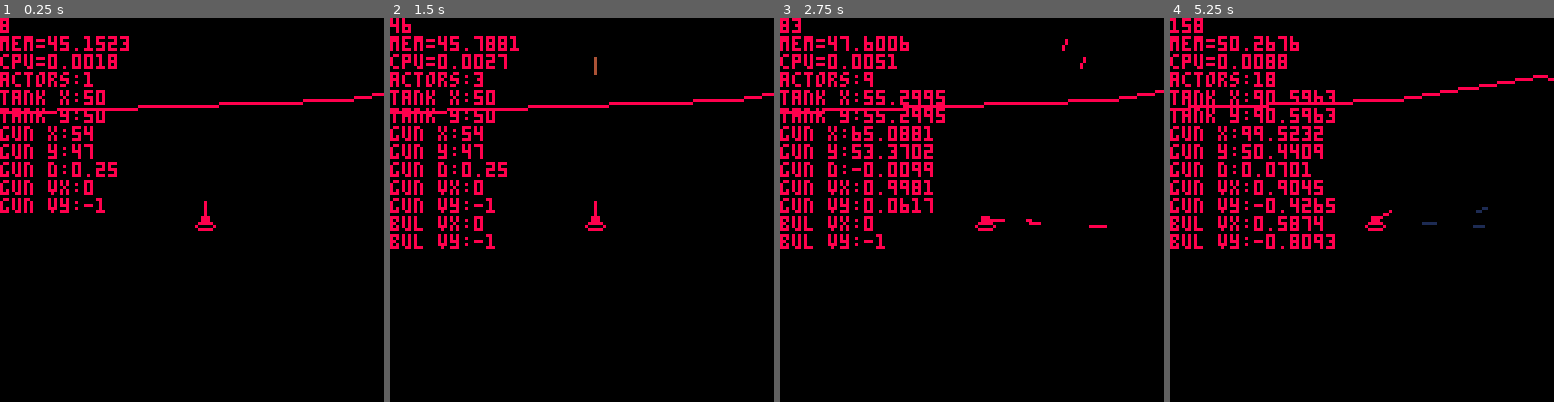
Above: before the commit, frames 1-4 (left to right).
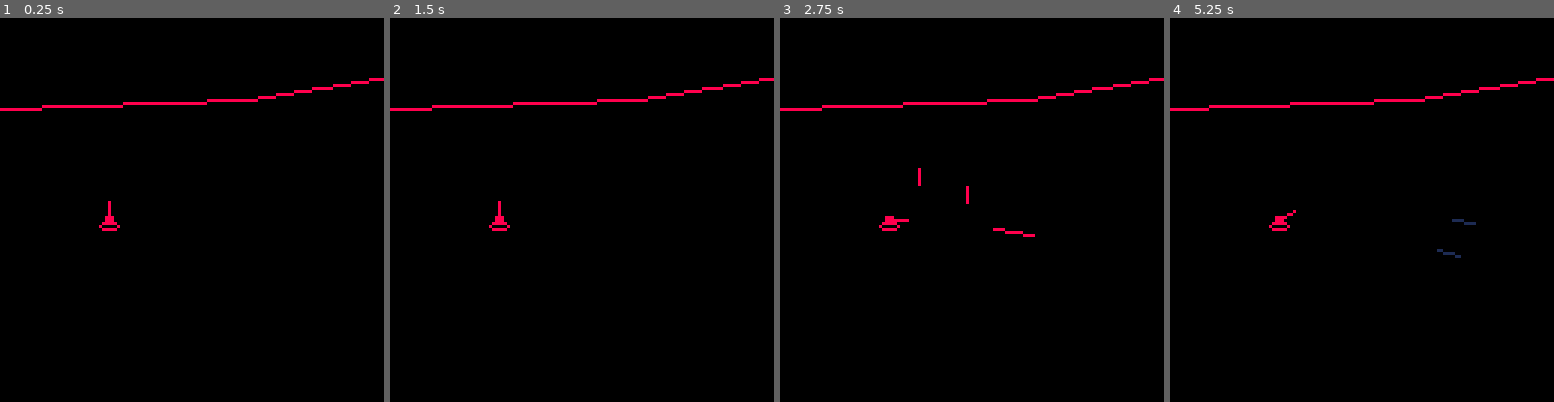
Above: after the commit, the same moments.

Repository: arnodick/spacetank
Game: PICO-8 cartridge tank.p8
Two runs of this game, one before a commit and one after it. Both use one fixed random seed, a clock stepped at 60 frames per second and the inputs below.
Inputs:
- Up to frame 1 (0.25 s): no input
- Up to frame 2 (1.5 s): tap X (X key) at 0.33, 1.07 s; tap O (Z key) at 0.7 s
- Up to frame 3 (2.75 s): hold Right 1.6-2.1 s; tap O (Z key) at 1.7, 2.1, 2.5 s; tap X (X key) at 1.85 s; hold Right from 2.47 s (still down)
- Up to frame 4 (5.25 s): tap O (Z key) every 0.4 s from 2.9 to 4.9 s; tap X (X key) at 2.97, 4.08, 5.2 s; release Right at 3.03 s; hold Left 3.08-3.58 s; hold Right 4.02-4.68 s; hold Left from 5.08 s (still down)

The runs differ from the first frame. In frame 1, 6.2% of the frame differs, in the area x 0-100%, y 0-56%; in frame 2, 7.0%; in frame 3, 8.8%, in the area x 0-100%, y 0-61%; in frame 4, 8.8%.

Commit message:
fixed up bullets and stuff

Diff:
--- a/tank.p8
+++ b/tank.p8
@@ -1,14 +1,14 @@
 pico-8 cartridge // http://www.pico-8.com
 version 5
 __lua__
-debug=true
+debug=false
 debug_l={}
 
 function _init()
 	timer=0
 	cam={0,0}
-	gravity=0.05
-	bulletvel=2
+	gravity=0.2
+	bulletvel=6
 	ground={}
 	ground[1]={-64,flr(rnd(120))}
 	for a=2,100 do
@@ -33,6 +33,9 @@
 
 function maketank(x,y,d,vel)
 	local tank=makeactor(1,x,y,d,vel)
+	tank.accel=0.08
+	tank.decel=0.02
+	tank.maxvel=5
 	tank.gunangle=0.25
 	tank.gunlen=6
 	tank.gun={}
@@ -64,44 +67,59 @@
 	if a.t==1 then
 		if btn(5) then
 			if btn(0) then
-				a.vel-=0.1
+				a.vel-=a.accel
 			elseif btn(1) then
-				a.vel+=0.1
+				a.vel+=a.accel
 			else
 				if a.vel<0 then
-					a.vel+=0.1
+					a.vel+=a.decel
 				elseif a.vel>0 then
-					a.vel-=0.1
+					a.vel-=a.decel
 				end
 			end
 		else
+			if a.vel<0 then
+				a.vel+=a.decel
+			elseif a.vel>0 then
+				a.vel-=a.decel
+			end
 			if btn(0) then
-				if a.gunangle<0.5 then a.gunangle+=0.02 end
+				a.gunangle=clamp(a.gunangle+0.02,0,0.5,true)
+				--if a.gunangle<0.5 then a.gunangle+=0.02 end
 			end
 			if btn(1) then
-				if a.gunangle>0 then a.gunangle-=0.02 end
+				a.gunangle=clamp(a.gunangle-0.02,0,0.5,true)
+				--if a.gunangle>0 then a.gunangle-=0.02 end
 			end
 		end
+		a.vel=clamp(a.vel,-a.maxvel,a.maxvel,true)
 		a.gun.vec[1]=cos(a.gunangle)
 		a.gun.vec[2]=sin(a.gunangle)
 		a.gun.x=a.x+4+a.gun.vec[1]*a.gunlen
 		a.gun.y=a.y+3+a.gun.vec[2]*a.gunlen
-		if btn(4) then
-			makebullet(a.gun.x,a.gun.y,a.gunangle,bulletvel)
-		end
 	elseif a.t==2 then
 		a.tail={a.x-a.vec[1],a.y-a.vec[2]}
 	end
 
 	if a.t!=1 then
---	a.y+=gravity*(timer-a.delta)
+	a.y+=gravity*(timer-a.delta)
 	end
 	a.vec[1]=cos(a.d)
 	a.vec[2]=sin(a.d)
 	a.x+=a.vec[1]*a.vel
  a.y+=a.vec[2]*a.vel
+
  if a.x<cam[1]-128 or a.x>cam[1]+256 or a.y>128 or a.y<-128 then del(actors,a) end
- if a.t==1 then cam[1]=a.x-64 cam[2]=a.y-64 end
+ if a.t==1 then
+  a.gun.x=a.x+4+a.gun.vec[1]*a.gunlen
+		a.gun.y=a.y+3+a.gun.vec[2]*a.gunlen
+		if btn(4) then
+--			local bdir=atan2(a.gun.vec[1]+a.vec[1],a.gun.vec[2]+a.vec[2])
+			local bvel=sqrt( (a.gun.vec[1]*bulletvel+a.vec[1]*a.vel)^2+(a.gun.vec[2]*bulletvel+a.vec[2]*a.vel)^2 )
+			makebullet(a.gun.x,a.gun.y,a.gunangle+rnd(0.04)-0.02,bvel)
+		end
+ 	cam[1]=a.x-32 cam[2]=a.y-64
+ end
 end
 
 function _update()
@@ -123,6 +141,19 @@
 			print(debug_l[a],cam[1]+0,cam[2]+(a-1)*6,8)
 		end
 	end
+end
+
+function clamp(v,mi,ma,h)
+	if h then
+		if v<mi then v=mi
+		elseif v>ma then v=ma
+		end
+	else
+		if v<mi then v=ma
+		elseif v>ma then v=mi
+		end
+	end
+	return v
 end
 
 function debug_u()
@@ -132,14 +163,15 @@
 	debug_l[4]="actors:"..#actors
 	debug_l[5]="tank x:"..actors[1].x
 	debug_l[6]="tank y:"..actors[1].x
-	debug_l[7]="gun x:"..actors[1].gun.x
-	debug_l[8]="gun y:"..actors[1].gun.y
-	debug_l[9]="gun d:"..actors[1].gunangle
-	debug_l[10]="gun vx:"..actors[1].gun.vec[1]
-	debug_l[11]="gun vy:"..actors[1].gun.vec[2]
+	debug_l[7]="tank vel:"..actors[1].vel
+	debug_l[8]="gun x:"..actors[1].gun.x
+	debug_l[9]="gun y:"..actors[1].gun.y
+	debug_l[10]="gun d:"..actors[1].gunangle
+	debug_l[11]="gun vx:"..actors[1].gun.vec[1]
+	debug_l[12]="gun vy:"..actors[1].gun.vec[2]
 	if actors[2]!=nil then
-	debug_l[12]="bul vx:"..actors[2].vec[1]
-	debug_l[13]="bul vy:"..actors[2].vec[2]
+	debug_l[13]="bul vx:"..actors[2].vec[1]
+	debug_l[14]="bul vy:"..actors[2].vec[2]
 	end
 end
 __gfx__
